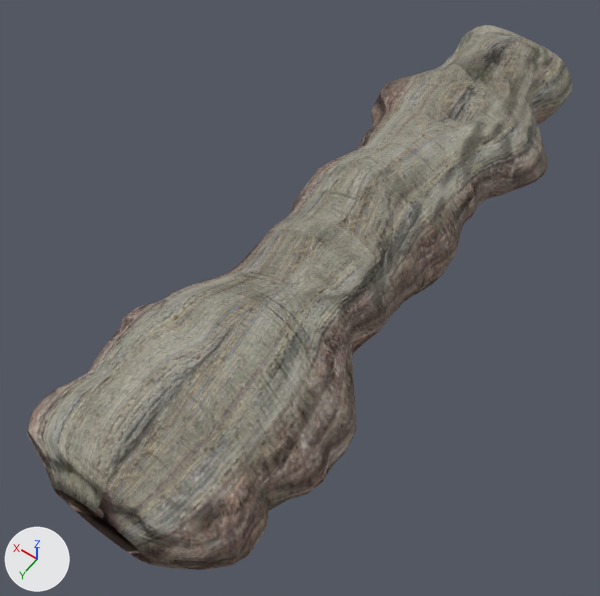
One commit to the Blender file Assets/models/cave/cavern01/cavern01a.blend: the scene before it, then after it.
Both versions are drawn from a camera (50 mm lens) standing at (-4.51, 7.75, 10.1) and looking at (0.34, 0.96, -0.57). The axes (+X, +Y, +Z) are drawn at lower left. The lights are the same throughout.

Objects in the first picture: 'low_poly'.
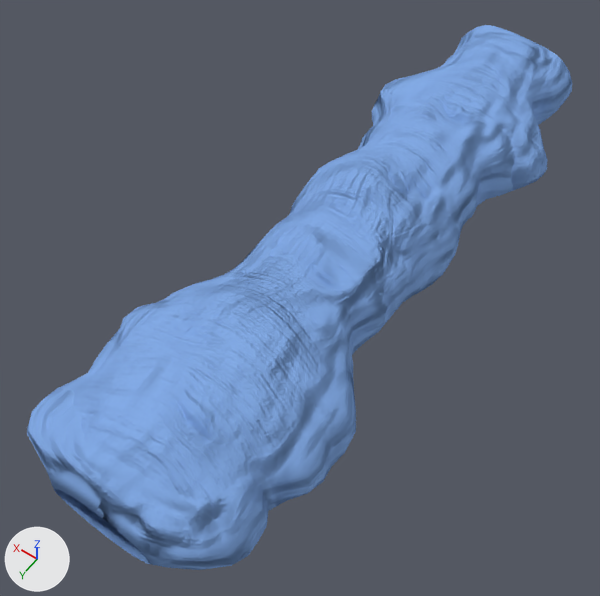
Changed parts and their boxes (x1, y1, x2, y2) in the pictures (600 x 596 px):
'low_poly', surface changed (grey to blue): (27, 25, 572, 570) in both

The change, as a list of edits to the scene's bpy script:
```text
Change mat_cavern01:
    where n2 = _N.new('ShaderNodeBsdfDiffuse'); n2.name = 'Diffuse BSDF'
    add n2.inputs[0].default_value = (0.233, 0.413, 0.8, 1.0)  # 'Color', blue #85ace7
    remove n5 = _N.new('ShaderNodeTexImage'); n5.name = 'Image Texture.001'
    remove n5.image = img_cavern01_tex_png
    remove _L.new(n5.outputs[0], n2.inputs[0])  # 'Color' to 'Color'
```
